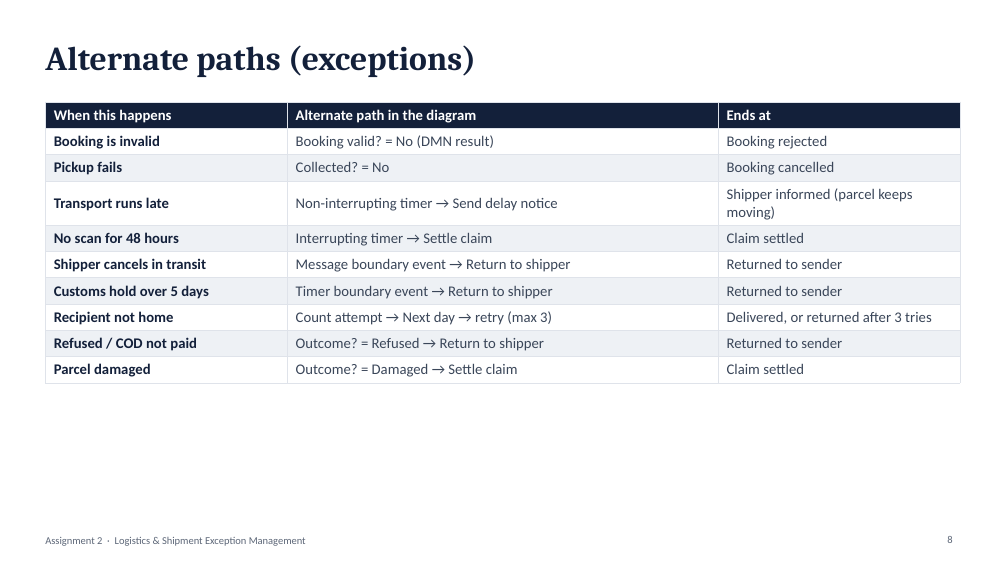
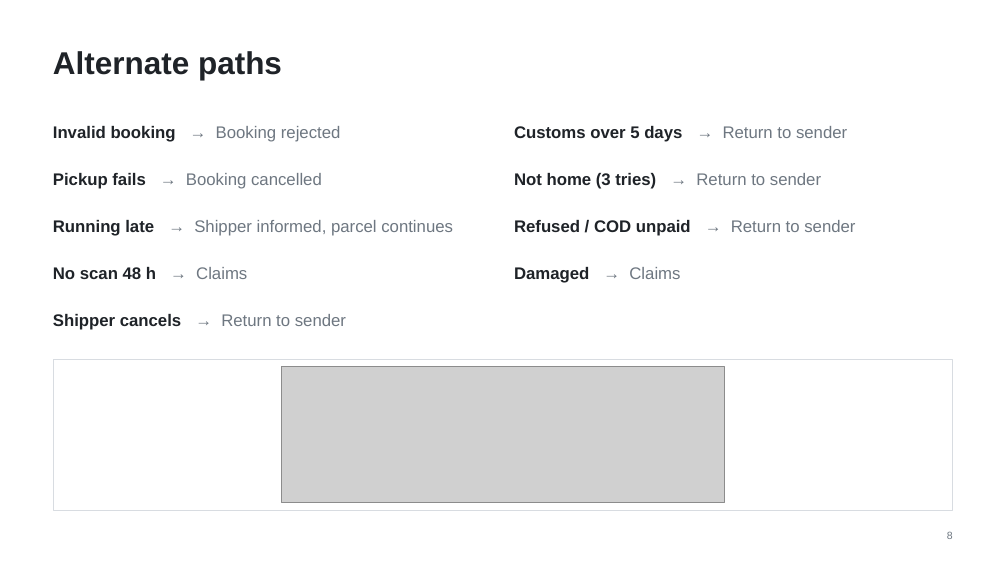
Before and after one commit to NoThisIsVIN/WFA_Assignment, a slide deck: slide 8 of Assignment2_Logistics/Logistics_Presentation.pptx. Drawn at 1008x567 pixels with LibreOffice and Linux fonts; fonts in the diff are those of the drawing; grey boxes stand for pictures. Boxes give left, top, right and bottom in pixels: in the first picture for what was removed or moved away, otherwise in the second. Text is boxed around its words. In the diff, an @@ line names an element or a change of style, - is before the commit and + after.

```diff
--- a/Assignment2_Logistics/Logistics_Presentation.pptx
+++ b/Assignment2_Logistics/Logistics_Presentation.pptx
@@ title at (53,51,282,80): text changed; size 32 to 30 pt; font Cambria to Arial; text colour #13203A to #1F2328 @@
-Alternate paths (exceptions)
+Alternate paths
@@ table removed at (45,102,960,381), 10 rows, 3 columns @@
-When this happens | Alternate path in the diagram | Ends at
-Booking is invalid | Booking valid? = No (DMN result) | Booking rejected
-Pickup fails | Collected? = No | Booking cancelled
-Transport runs late | Non-interrupting timer → Send delay notice | Shipper informed (parcel keeps moving)
-No scan for 48 hours | Interrupting timer → Settle claim | Claim settled
-Shipper cancels in transit | Message boundary event → Return to shipper | Returned to sender
-Customs hold over 5 days | Timer boundary event → Return to shipper | Returned to sender
-Recipient not home | Count attempt → Next day → retry (max 3) | Delivered, or returned after 3 tries
-Refused / COD not paid | Outcome? = Refused → Return to shipper | Returned to sender
-Parcel damaged | Outcome? = Damaged → Settle claim | Claim settled
@@ text added at (53,126,341,142), 16 pt, text #6E7781 @@
+Invalid booking → Booking rejected
@@ text added at (514,126,847,142), 16 pt, text #1F2328, bold @@
+Customs over 5 days → Return to sender
@@ text added at (53,173,322,189), 16 pt, text #6E7781 @@
+Pickup fails → Booking cancelled
@@ text added at (514,173,821,189), 16 pt, text #1F2328, bold @@
+Not home (3 tries) → Return to sender
@@ text added at (53,220,453,236), 16 pt, text #6E7781 @@
+Running late → Shipper informed, parcel continues
@@ text added at (514,220,855,236), 16 pt, text #1F2328, bold @@
+Refused / COD unpaid → Return to sender
@@ text added at (53,267,247,279), 16 pt, text #1F2328, bold @@
+No scan 48 h → Claims
@@ text added at (514,267,680,283), 16 pt, text #1F2328, bold @@
+Damaged → Claims
@@ text added at (53,314,346,330), 16 pt, text #6E7781 @@
+Shipper cancels → Return to sender
@@ rectangle added at (53,359,953,510), fill #FFFFFF, outline #D8DCE1 0.75 pt @@
@@ picture added at (281,367,724,503) @@
@@ text removed at (45,537,306,546) @@
-Assignment 2 · Logistics & Shipment Exception Management
@@ page number at (947,532,953,539): font Calibri to Arial, text colour #5D6778 to #6E7781 @@
```
Also in this commit, not shown: 7 other slides changed, 1 slide added, 1 slide removed, 2 other files.
